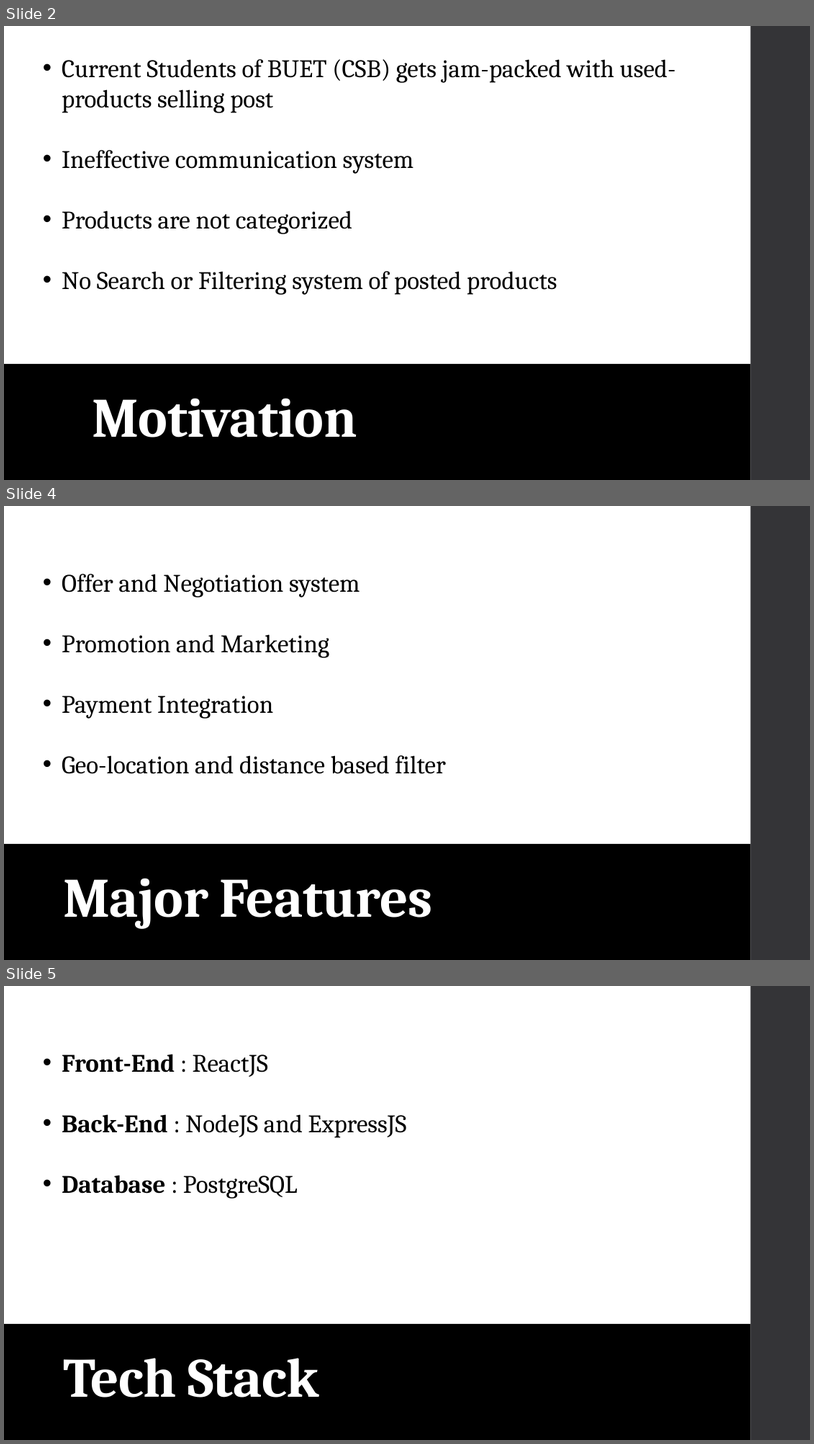
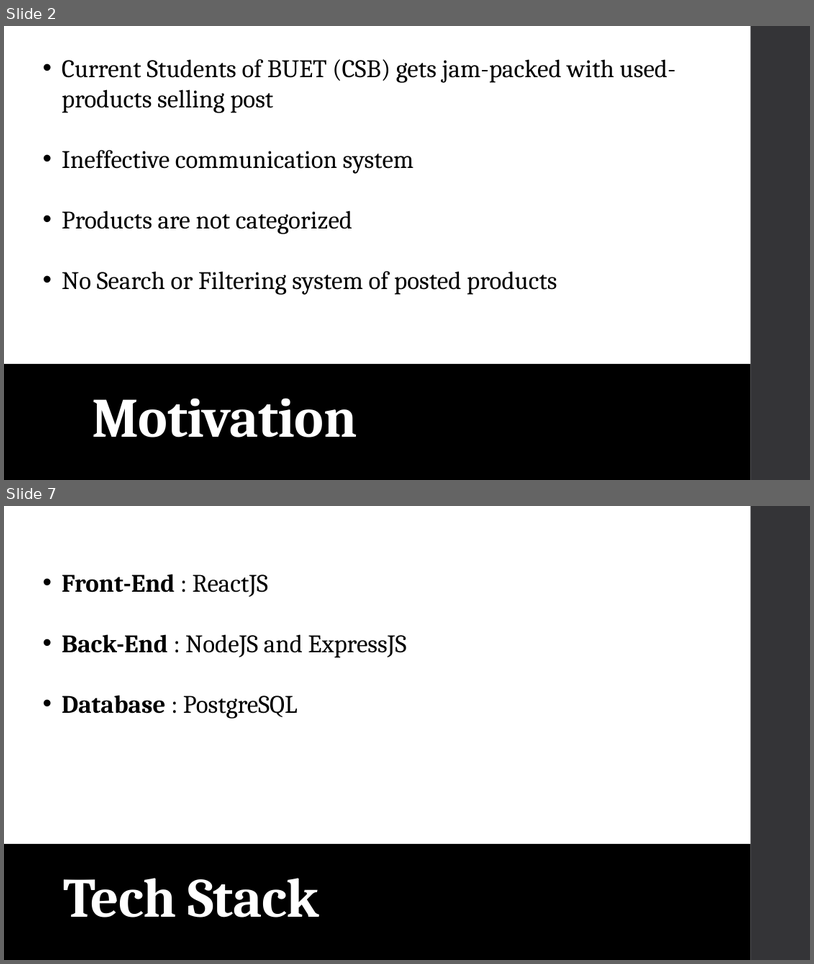
Before and after one commit to arifinnasif/TradeSpace, a slide deck: Project Scope/TradeSpace- Project scope.pptx. Shown one above the other, each under a label of ours: slides 2, 4 and 5 before the commit, slides 2 and 7 after it; the slides between them are not shown. The pictures are 814x1444 and 814x964 pixels, drawn with LibreOffice and Linux fonts; fonts in the diff are those of the drawing. Boxes give left, top, right and bottom in pixels: in the first picture for what was removed or moved away, otherwise in the second. Text is boxed around its words. In the diff, an @@ line names an element or a change of style, - is before the commit and + after.

```diff
--- a/Project Scope/TradeSpace- Project scope.pptx
+++ b/Project Scope/TradeSpace- Project scope.pptx
@@ slide 4 removed at [4, 506, 810, 960], background #FFFFFF; not listed: 2 template elements that a slide beside it also shows @@
@@ rectangle removed at [36, 564, 742, 806] @@
-• Offer and Negotiation system
-• Promotion and Marketing
-• Payment Integration
-• Geo-location and distance based filter
@@ title removed at [63, 878, 433, 929] @@
-Major Features
@@ what was slide 5 is now slide 7 @@
```
Also in this commit, not shown: 4 slides added, 1 other slide removed.
